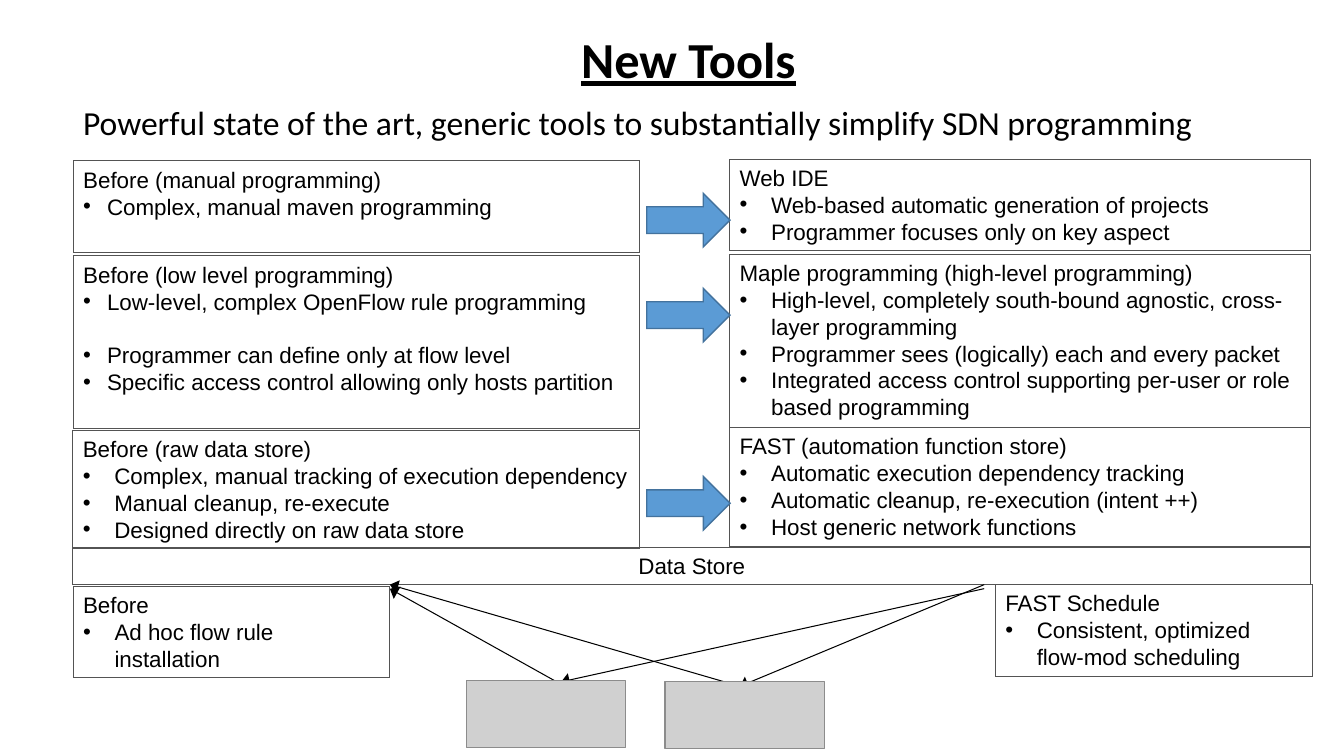
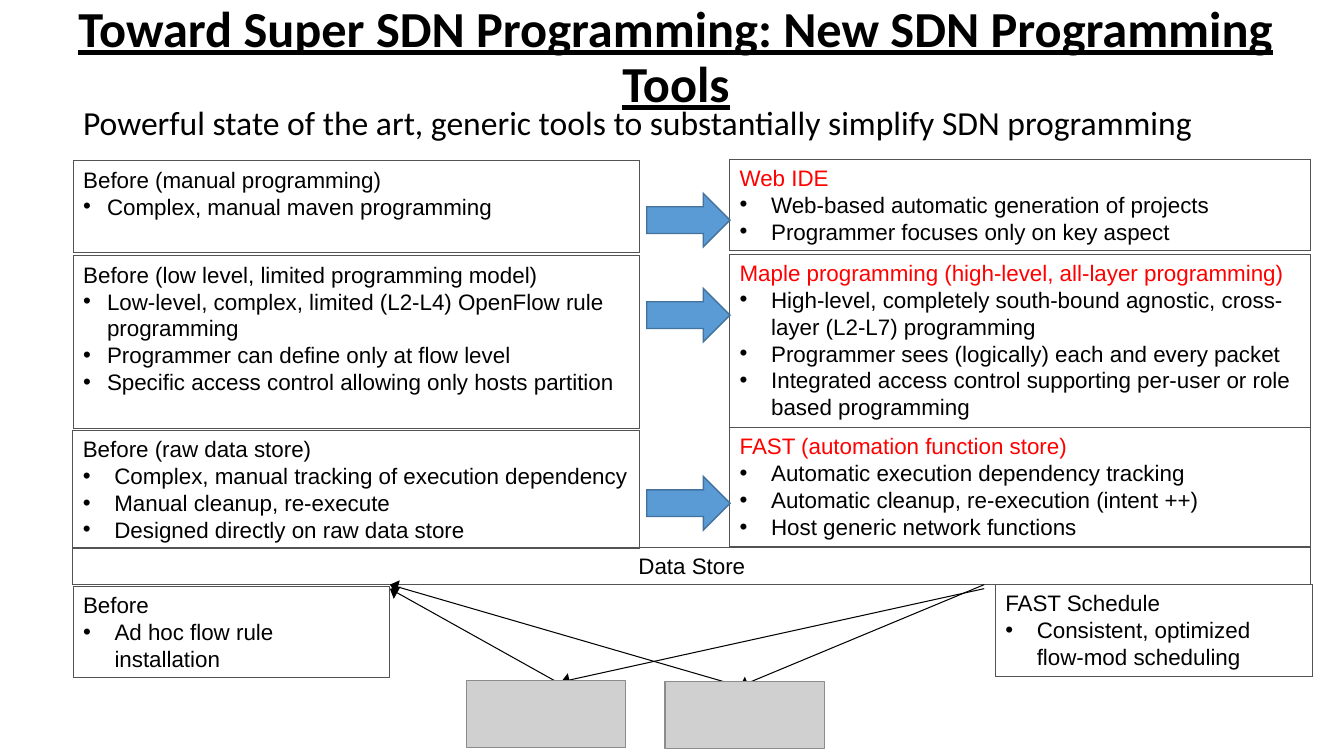
Before and after one commit to snlab/sc16, a slide deck: slide 2 of slides/sdn-prog-present.pptx. Drawn at 1344x756 pixels with LibreOffice and Linux fonts; fonts in the diff are those of the drawing; grey boxes stand for pictures. Boxes give left, top, right and bottom in pixels: in the first picture for what was removed or moved away, otherwise in the second. Text is boxed around its words. In the diff, an @@ line names an element or a change of style, - is before the commit and + after.

```diff
--- a/slides/sdn-prog-present.pptx
+++ b/slides/sdn-prog-present.pptx
@@ title at (78, 11, 1273, 113): text changed @@
-New Tools
+Toward Super SDN Programming: New SDN Programming Tools
@@ text in rectangle at (740, 169, 828, 187): text colour #000000 to #FF0000 in "Web IDE" @@
@@ text in rectangle at (83, 266, 603, 341): text changed @@
-Before (low level programming)
-• Low-level, complex OpenFlow rule programming
+Before (low level, limited programming model)
+• Low-level, complex, limited (L2-L4) OpenFlow rule programming
@@ text in rectangle at (740, 264, 1283, 340): text changed @@
-Maple programming (high-level programming)
-• High-level, completely south-bound agnostic, cross-layer programming
+Maple programming (high-level, all-layer programming)
+• High-level, completely south-bound agnostic, cross-layer (L2-L7) programming
@@ text in rectangle at (740, 437, 1067, 459): text colour #000000 to #FF0000 in "FAST (automation function store)" @@
```
Also in this commit, not shown: 2 other slides changed, 4 slides added, 2 slides removed, 1 other file.
